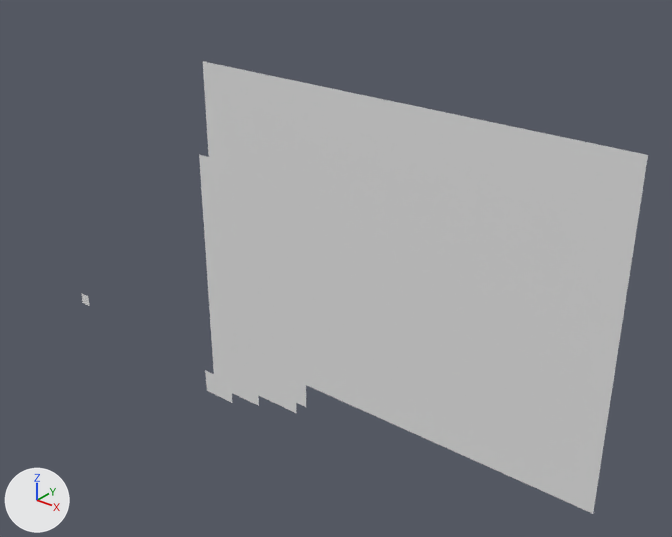
The OBJ model Assets/Tiled2Unity/Meshes/map.obj, before and after one commit.
Before and after are seen from a 50 mm camera at (5.03, -14.33, 4.91) aimed at (-7.19, 0.95, -4.56). Arrows for +X, +Y and +Z are at lower left; the lights stay in place. Where no turn or scale is listed for an object, it has been applied to the vertices.

The first picture shows 'map'.
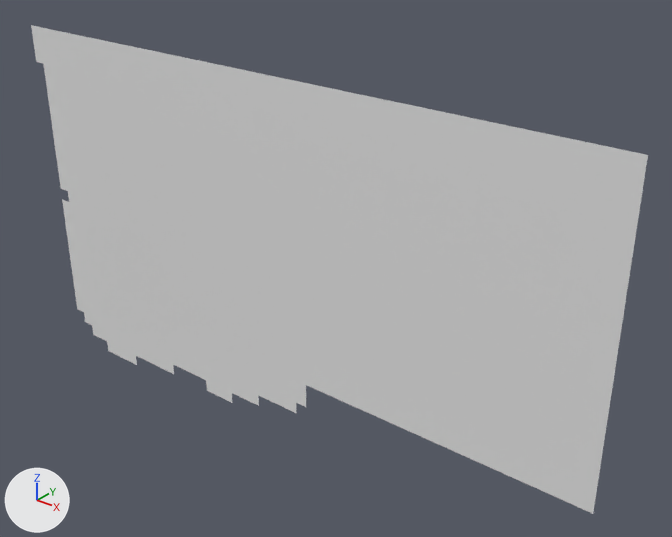
Where the change shows, as pixel boxes (x1, y1, x2, y2) in the pictures (672 x 537 px):
'map', reshaped (9% wider, 8% taller)
    before: (81, 61, 648, 514)
    after: (31, 25, 648, 514)
part 1 of me_map, added
    after: (31, 25, 214, 380)

Patch to the scene script:
```diff
--- a/Assets/Tiled2Unity/Meshes/map.obj.py
+++ b/Assets/Tiled2Unity/Meshes/map.obj.py
@@ me_map @@
 # used by ob_map; location = (0.0, 0.0, 0.0)
-me_map.from_pydata(...)  # 857 vertices, 791 faces; spans x -16.0..0.0, y 0.0, z -9.0..0.0
+me_map.from_pydata(...)  # 1382 vertices, 1298 faces; spans x -16.6..0.0, y 0.0, z -9.3..0.0
+# me_map part 1: 525 vertices added at x -16.6..-10.6, y 0.0, z -9.3..0.0
```
